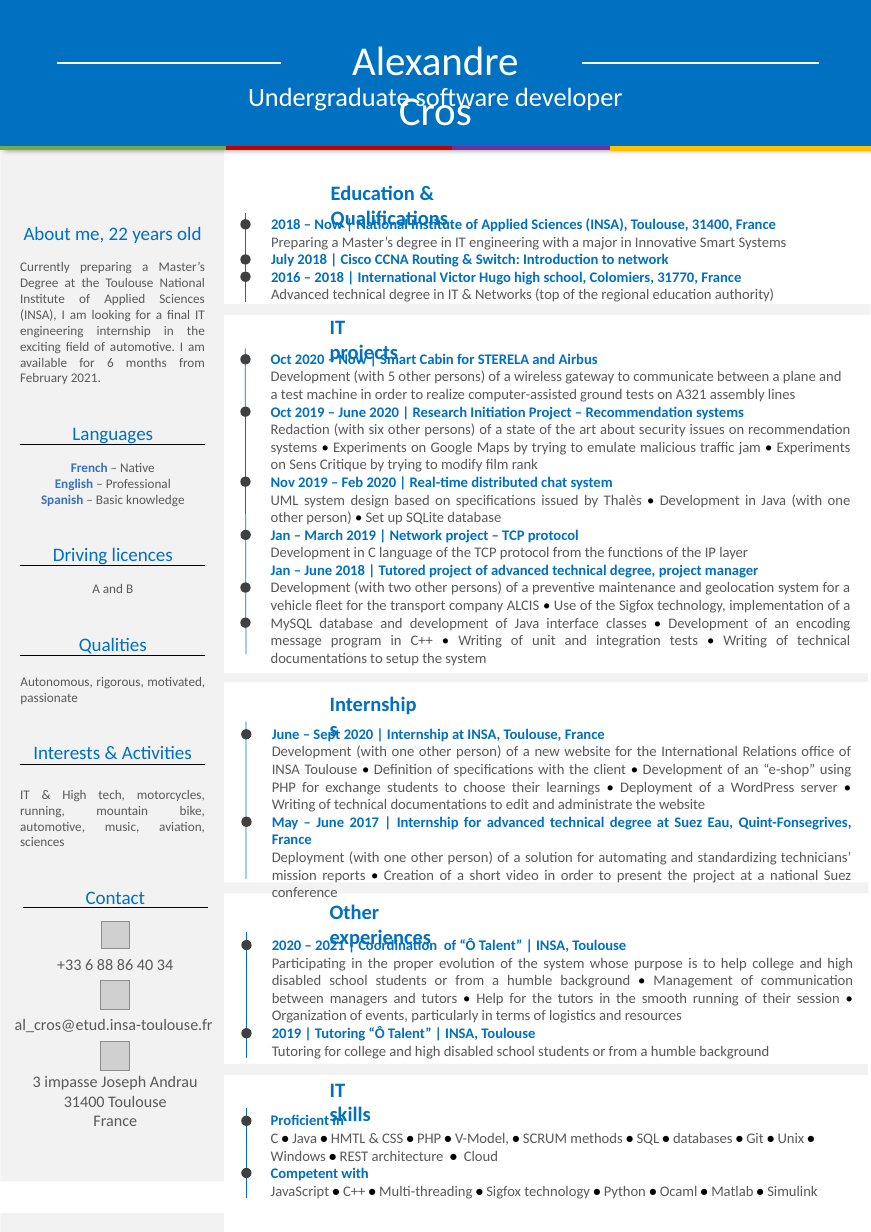
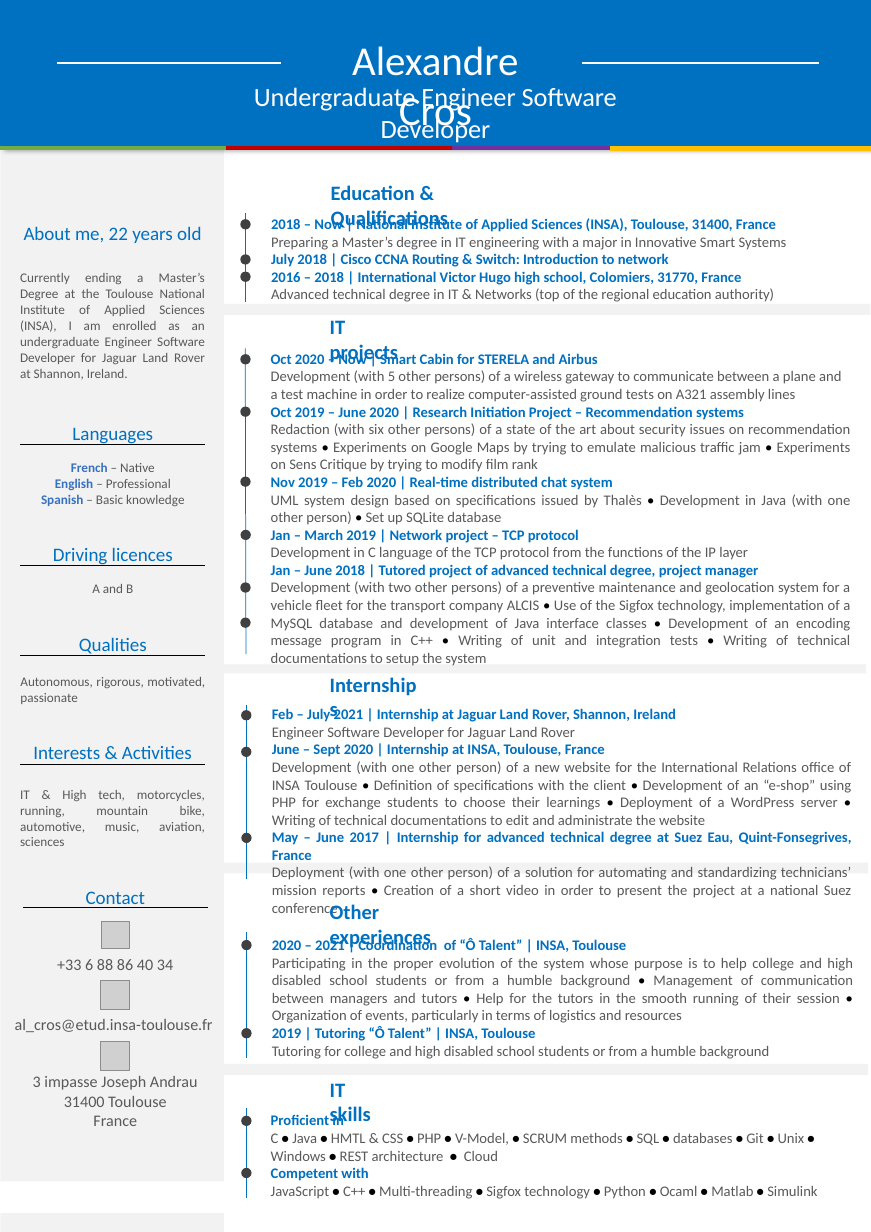
Before and after one commit to acros1/portfolio, a slide deck: slide 1 of assets/img/cv/cv.pptx. Drawn at 871x1232 pixels with LibreOffice and Linux fonts; fonts in the diff are those of the drawing; grey boxes stand for pictures; background and template pictures are left out. Boxes give left, top, right and bottom in pixels: in the first picture for what was removed or moved away, otherwise in the second. Text is boxed around its words. In the diff, an @@ line names an element or a change of style, - is before the commit and + after.

```diff
--- a/assets/img/cv/cv.pptx
+++ b/assets/img/cv/cv.pptx
@@ text at [254, 87, 617, 143]: text changed @@
-Undergraduate software developer
+Undergraduate Engineer Software Developer
@@ text at [20, 273, 205, 379]: text changed @@
-Currently preparing a Master’s Degree at the Toulouse National Institute of Applied Sciences (INSA), I am looking for a final IT engineering internship in the exciting field of automotive. I am available for 6 months from February 2021.
+Currently ending a Master’s Degree at the Toulouse National Institute of Applied Sciences (INSA), I am enrolled as an undergraduate Engineer Software Developer for Jaguar Land Rover at Shannon, Ireland.
@@ rectangle: place and size @@
-rectangle at [224, 673, 869, 681]
+rectangle at [222, 665, 867, 673]
@@ line moved from (245, 721) - (246, 878) to (246, 705) - (246, 878) @@
@@ text "Feb – July 2021 | ...": place and size @@
-text "Feb – July 2021 | ..." at [272, 728, 852, 897]
+text "Feb – July 2021 | ..." at [272, 707, 852, 917]
@@ text at [272, 707, 676, 740]: paragraphs added @@
+Feb – July 2021 | Internship at Jaguar Land Rover, Shannon, Ireland
+Engineer Software Developer for Jaguar Land Rover
@@ ellipse added at [241, 747, 252, 757], fill #404040 @@
@@ ellipse: place and size @@
-ellipse at [241, 816, 252, 827]
+ellipse at [241, 832, 252, 843]
@@ 1 text, 1 ellipse, 1 rectangle: place and size @@
-1 text, 1 ellipse, 1 rectangle at [224, 686, 869, 893]
+1 text, 1 ellipse, 1 rectangle at [224, 666, 869, 873]
```
Also in this commit, not shown: 1 other file.
